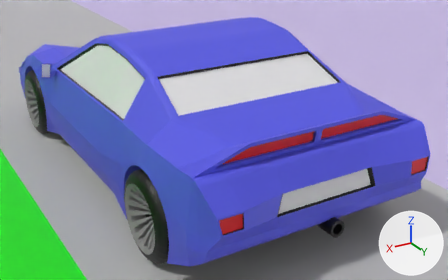
A saved change to the glTF model House1F.glb.
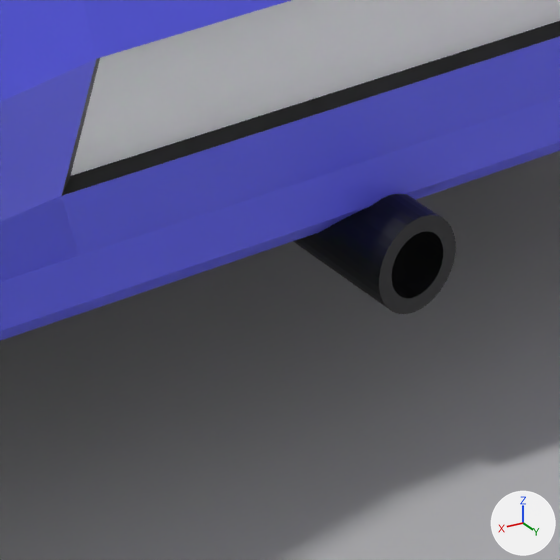
There are two pictures of each version: one from a camera (50 mm lens) standing at (-8.07, 4.99, 3.56) and looking at (-10.84, 0.37, 1.25), one close up on the part from 59% to 81% of the width and 66% to 100% of the height. Arrows for +X, +Y and +Z are at lower right; the lights stay in place. Where no turn or scale is listed for an object, it has been applied to the vertices. Vertices at the same position are counted once.

The first close-up shows 'Boarder', 'Car'.
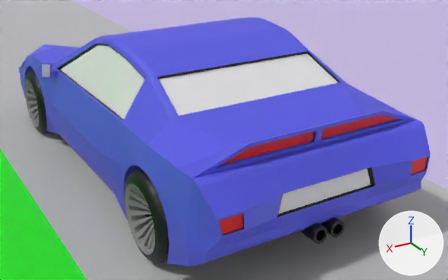
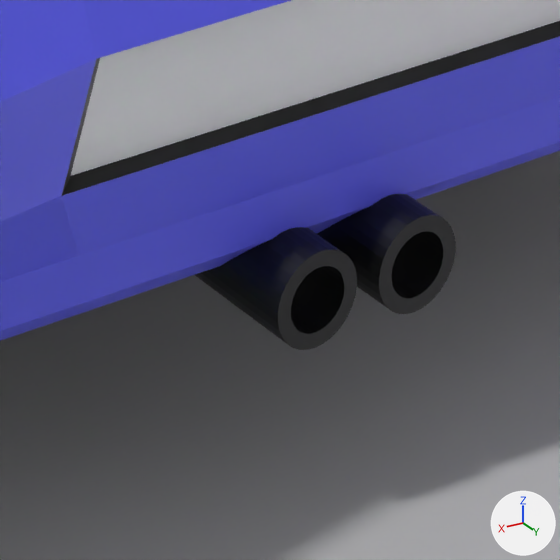
Changed parts and their boxes (x1, y1, x2, y2) in the close-ups (560 x 560 px):
'Car', reshaped: before (0, 0, 560, 341); after (0, 0, 560, 350)
part 1 of me_circle_006, added: after (195, 227, 357, 350)

Diff of the bpy script that builds the scene:
```diff
--- a/House1F.glb.py
+++ b/House1F.glb.py
@@ me_circle_006 @@
 me_circle_006.from_pydata(...)  # 4246 vertices, 8716 faces; spans x -1.12..1.14, y -2.47..2.07, z -0.49..0.86
 # used by ob_car; location = (-10.565, 0.195, 1.487)
+# me_circle_006 part 1: the loose piece of 160 vertices spanning x -0.13..-0.01, y 1.77..2.04, z -0.24..-0.11 is copied, and the copy is moved by (0.15, 0.0, 0.0); it spans x 0.02..0.14, y 1.77..2.04, z -0.24..-0.11
 me_circle_006.materials.append(mat_black)
```
